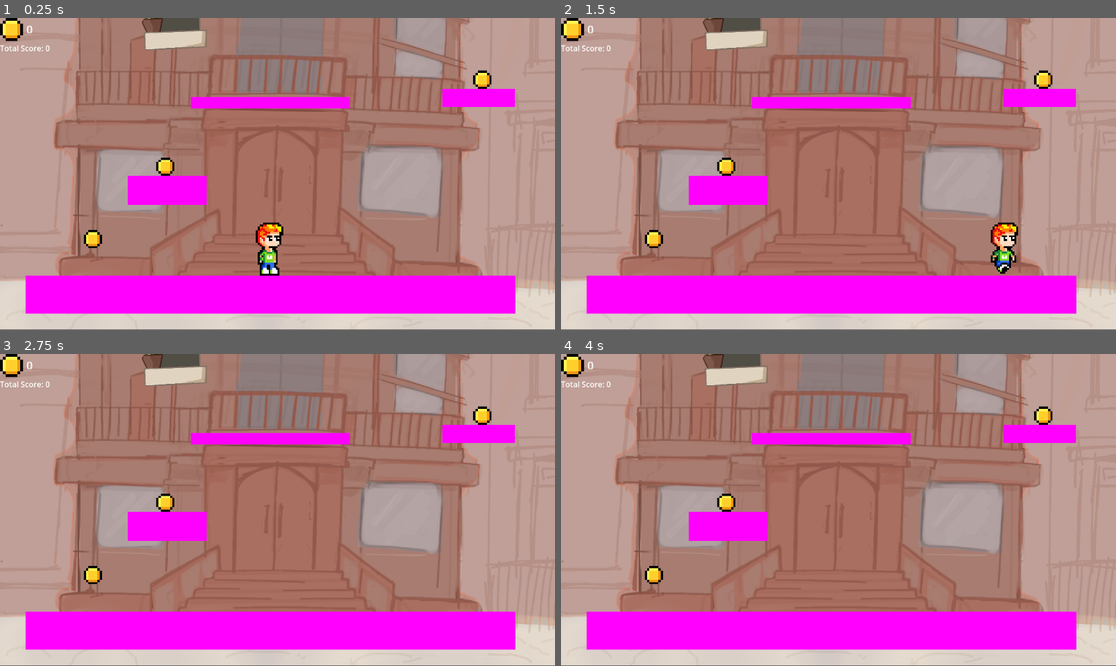
Above: before the commit, frames 1-4 (two rows, left to right).
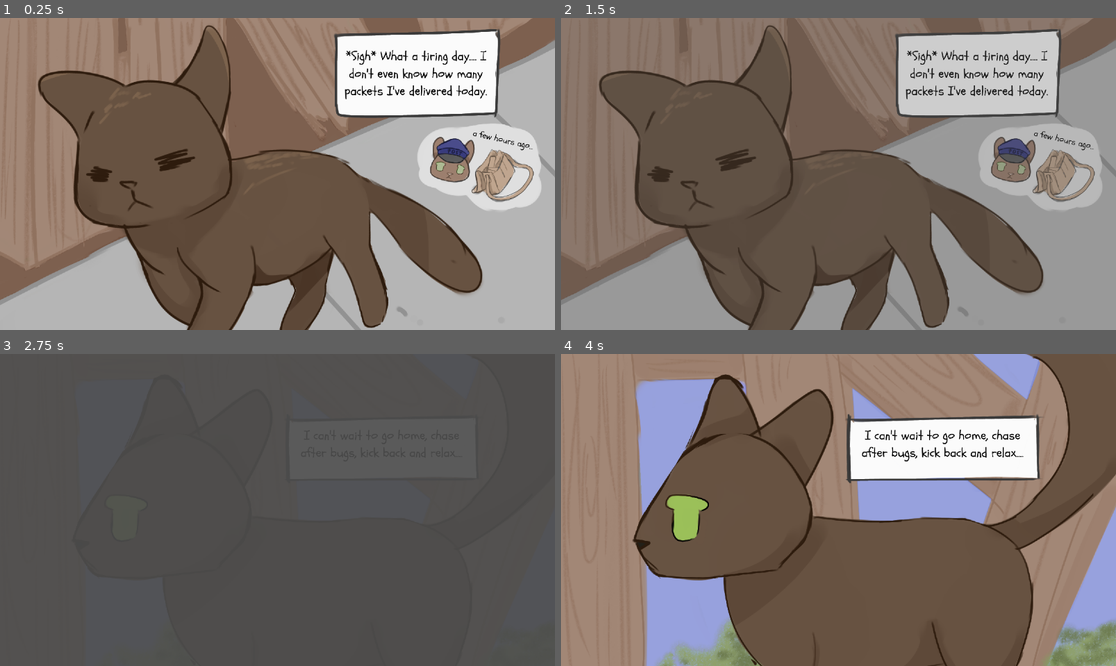
Above: after the commit, the same moments.

Repository: awowy/Cat-Game
Game: Godot game, scene res://cutscene.tscn
Same seed, same stepped clock (60 frames per second), same inputs: the game is played once before the commit and once after it. Before the commit the project starts from res://scenes/main.tscn.
Inputs:
- Up to frame 1 (0.25 s): no input
- Up to frame 2 (1.5 s): tap Enter (ui_accept) at 0.5, 0.77 s; hold D (Right) from 0.53 s (still down)
- Up to frame 3 (2.75 s): tap Enter (ui_accept) at 1.52 s; release D (Right) at 2.03 s; hold A (Left) from 2.03 s (still down)
- Up to frame 4 (4 s): tap Enter (ui_accept) at 2.75, 3.02, 3.77 s; release A (Left) at 2.78 s; hold D (Right) from 2.78 s (still down)

The runs differ from the first frame. In frame 1, 90% of the frame differs, in the area x 0-100%, y 0-100%; in frame 2, 96%; in frame 3, 100%; in frame 4, 89%.

Commit message:
Paw Up! opening
uhhh, ini cutscene openingnya

Diff:
--- /dev/null
+++ b/cat-game/cutscene.gd
@@ -0,0 +1,69 @@
+extends Control
+
+@export var fade_time: float = 1.5
+@export var hold_time: float = 1.0
+@export var skip_key: String = "ui_cancel"
+
+@onready var pics := [
+	$pic1,
+	$pic2,
+	$pic3,
+	$pic4
+]
+
+func _ready() -> void:
+	for idx in range(pics.size()):
+		if pics[idx] == null:
+			push_error("Cutscene.gd: node 'pic%d' not found. Check the node name and that the script is attached to the correct scene." % (idx + 1))
+
+
+	for p in pics:
+		if p:
+			p.visible = true
+			p.modulate.a = 0.0
+
+	if pics.size() > 0 and pics[0]:
+		pics[0].modulate.a = 1.0
+
+	call_deferred("_run_sequence")
+
+
+func _run_sequence() -> void:
+	for i in range(pics.size() - 1):
+		var cur = pics[i]
+		var nxt = pics[i + 1]
+
+		await wait_seconds(hold_time)
+
+		var t = create_tween()
+		if cur:
+			t.tween_property(cur, "modulate:a", 0.0, fade_time).set_trans(Tween.TRANS_SINE).set_ease(Tween.EASE_IN_OUT)
+		if nxt:
+			t.tween_property(nxt, "modulate:a", 1.0, fade_time).set_trans(Tween.TRANS_SINE).set_ease(Tween.EASE_IN_OUT)
+
+		await t.finished
+
+	await wait_seconds(hold_time)
+	_cutscene_finished()
+
+
+func wait_seconds(sec: float) -> void:
+	await get_tree().create_timer(sec).timeout
+
+
+func _input(event) -> void:
+	if event.is_action_pressed(skip_key):
+		_skip_cutscene()
+
+
+func _skip_cutscene() -> void:
+	for p in pics:
+		if p:
+			p.modulate.a = 0.0
+	if pics.size() > 0 and pics[-1]:
+		pics[-1].modulate.a = 1.0
+	_cutscene_finished()
+
+
+func _cutscene_finished() -> void:
+	print("Cutscene finished.")
--- /dev/null
+++ b/cat-game/cutscene.tscn
@@ -0,0 +1,63 @@
+[gd_scene load_steps=6 format=3 uid="uid://b5v674mrnk3n8"]
+
+[ext_resource type="Script" uid="uid://bna4331oo4fxk" path="res://cutscene.gd" id="1_u4yv4"]
+[ext_resource type="Texture2D" uid="uid://dmw7fogke6oek" path="res://Opening Cutscene/pic1.png" id="2_u4yv4"]
+[ext_resource type="Texture2D" uid="uid://o204isx2labh" path="res://Opening Cutscene/pic2.png" id="3_p30sb"]
+[ext_resource type="Texture2D" uid="uid://ctf1t4ikr8qdr" path="res://Opening Cutscene/pic3.png" id="4_53jq0"]
+[ext_resource type="Texture2D" uid="uid://dux7b5cpfb3j0" path="res://Opening Cutscene/pic4.png" id="5_3q24f"]
+
+[node name="Cutscene" type="Control"]
+layout_mode = 3
+anchors_preset = 15
+anchor_right = 1.0
+anchor_bottom = 1.0
+grow_horizontal = 2
+grow_vertical = 2
+script = ExtResource("1_u4yv4")
+
+[node name="pic1" type="TextureRect" parent="."]
+layout_mode = 1
+anchors_preset = 15
+anchor_right = 1.0
+anchor_bottom = 1.0
+grow_horizontal = 2
+grow_vertical = 2
+texture = ExtResource("2_u4yv4")
+expand_mode = 2
+stretch_mode = 6
+
+[node name="pic2" type="TextureRect" parent="."]
+modulate = Color(1, 1, 1, 0)
+layout_mode = 1
+anchors_preset = 15
+anchor_right = 1.0
+anchor_bottom = 1.0
+grow_horizontal = 2
+grow_vertical = 2
+texture = ExtResource("3_p30sb")
+expand_mode = 2
+stretch_mode = 6
+
+[node name="pic3" type="TextureRect" parent="."]
+modulate = Color(1, 1, 1, 0)
+layout_mode = 1
+anchors_preset = 15
+anchor_right = 1.0
+anchor_bottom = 1.0
+grow_horizontal = 2
+grow_vertical = 2
+texture = ExtResource("4_53jq0")
+expand_mode = 2
+stretch_mode = 6
+
+[node name="pic4" type="TextureRect" parent="."]
+modulate = Color(1, 1, 1, 0)
+layout_mode = 1
+anchors_preset = 15
+anchor_right = 1.0
+anchor_bottom = 1.0
+grow_horizontal = 2
+grow_vertical = 2
+texture = ExtResource("5_3q24f")
+expand_mode = 2
+stretch_mode = 6
--- a/cat-game/project.godot
+++ b/cat-game/project.godot
@@ -11,7 +11,7 @@
 [application]
 
 config/name="Cat Game"
-run/main_scene="uid://b1g2emsj6dnqc"
+run/main_scene="uid://b5v674mrnk3n8"
 config/features=PackedStringArray("4.5", "Forward Plus")
 config/icon="res://icon.svg"
 
Binary file added: cat-game/Opening Cutscene/pic1.png
Not shown, added: cat-game/Opening Cutscene/pic1.png.import
Binary file added: cat-game/Opening Cutscene/pic2.png
Not shown, added: cat-game/Opening Cutscene/pic2.png.import
Binary file added: cat-game/Opening Cutscene/pic3.png
Not shown, added: cat-game/Opening Cutscene/pic3.png.import
Binary file added: cat-game/Opening Cutscene/pic4.png
Not shown, added: cat-game/Opening Cutscene/pic4.png.import
Not shown, added: cat-game/cutscene.gd.uid
